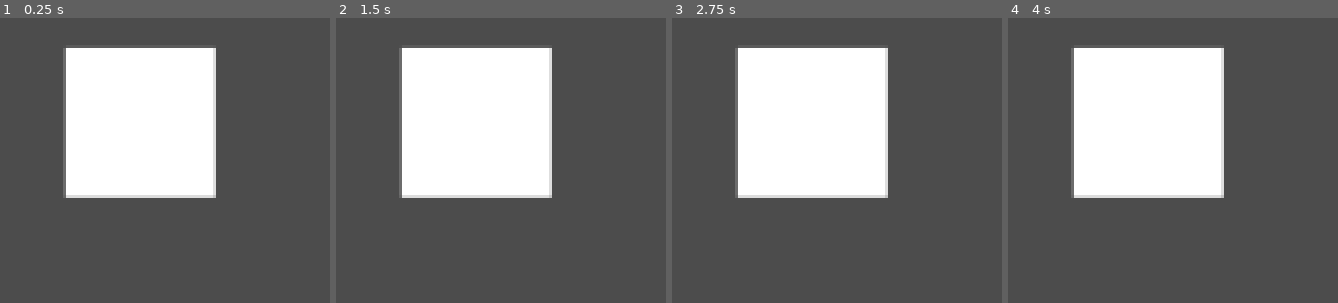
Above: before the commit, frames 1-4 (left to right).
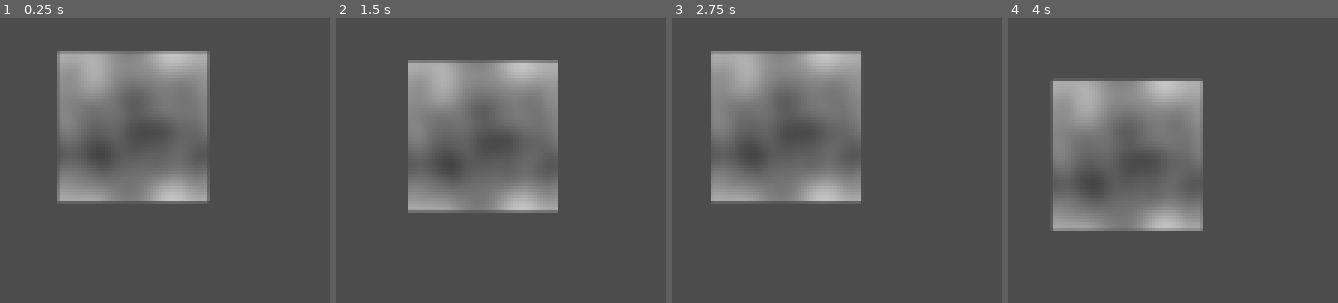
Above: after the commit, the same moments.

Repository: zac112/HenriKuest
Game: Godot game, scene res://Assets/Scenes/Main.tscn
Same seed, same stepped clock (60 frames per second), same inputs: the game is played once before the commit and once after it.
Inputs:
- Up to frame 1 (0.25 s): no input
- Up to frame 2 (1.5 s): no input
- Up to frame 3 (2.75 s): no input
- Up to frame 4 (4 s): tap Enter at 3.5 s

The runs differ from the first frame. In frame 1, 26% of the frame differs, in the area x 17-66%, y 10-66%; in frame 2, 27%; in frame 3, 28%; in frame 4, 31%, in the area x 13-66%, y 10-75%.

Commit message:
Fighter moves randomly

Diff:
--- /dev/null
+++ b/Assets/Scenes/Fighter.gd
@@ -0,0 +1,45 @@
+class_name Fighter
+extends Node2D
+
+
+# Declare member variables here. Examples:
+# var a = 2
+# var b = "text"
+var noise = OpenSimplexNoise.new()
+
+
+# Called when the node enters the scene tree for the first time.
+func _ready():
+	noise.seed = randi()
+	noise.octaves = 4
+	noise.period = 20.0
+	noise.persistence = 0.8
+
+
+# Called every frame. 'delta' is the elapsed time since the previous frame.
+#func _process(delta):
+
+func _process(delta):
+
+	var dir = noise.get_noise_2d(position.x, position.y)
+
+	print(dir)
+	# ...
+	# look at
+	# ...
+
+	# You need an angle rotated 90 degrees,
+	# because look_at considers that an angle of 0 is pointing up, not right.
+	# (Adjust it if it's wrong in your case, depends on how your sprite looks)
+	var angle = dir*360 - PI/2.0
+
+	# Define some speed
+	var speed = 100.0
+
+	# Calculate direction:
+	# the Y coordinate must be inverted,
+	# because in 2D the Y axis is pointing down
+	dir = Vector2(cos(angle), -sin(angle))
+
+	# Move
+	position = (position + dir * (speed * delta))
--- a/Assets/Scenes/Main.tscn
+++ b/Assets/Scenes/Main.tscn
@@ -1,11 +1,26 @@
-[gd_scene load_steps=2 format=2]
+[gd_scene load_steps=4 format=2]
 
-[ext_resource path="res://Assets/Sprites/Square.png" type="Texture" id=1]
+[ext_resource path="res://Assets/Scenes/Fighter.gd" type="Script" id=1]
+
+[sub_resource type="OpenSimplexNoise" id=1]
+period = 20.1
+persistence = 0.462
+lacunarity = 1.22
+
+[sub_resource type="NoiseTexture" id=2]
+width = 64
+height = 64
+seamless = true
+noise = SubResource( 1 )
 
 [node name="Node2D" type="Node2D"]
 
-[node name="Square" type="Sprite" parent="."]
+[node name="Camera2D" type="Camera2D" parent="."]
+position = Vector2( 511, 298 )
+
+[node name="Node2D" type="Node2D" parent="."]
 position = Vector2( 152, 101 )
-texture = ExtResource( 1 )
+script = ExtResource( 1 )
 
-[node name="Camera2D" type="Camera2D" parent="."]
+[node name="Square" type="Sprite" parent="Node2D"]
+texture = SubResource( 2 )
--- a/project.godot
+++ b/project.godot
@@ -7,6 +7,16 @@
 ;   param=value ; assign values to parameters
 
 config_version=4
+
+_global_script_classes=[ {
+"base": "Node2D",
+"class": "Fighter",
+"language": "GDScript",
+"path": "res://Assets/Scenes/Fighter.gd"
+} ]
+_global_script_class_icons={
+"Fighter": ""
+}
 
 [application]
 
